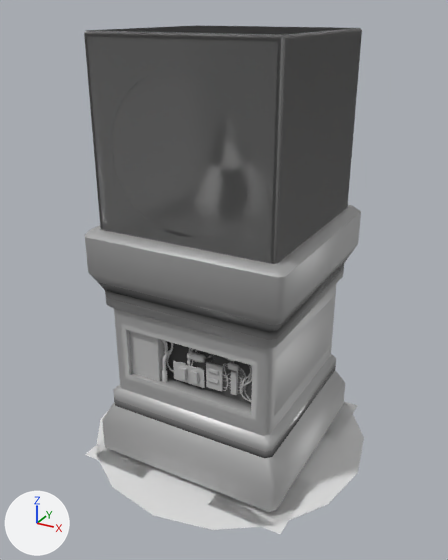
The Blender file auctionmansion/assets/units/pd2_mod_auction/props/aucman_hightech_displaystand/aucman_hightech_displaystand.blend, before and after one commit.
One viewpoint serves both versions: a 50 mm camera at (1.081, -2.016, 1.74) aimed at (-0.014, -0.023, 0.744). Arrows for +X, +Y and +Z are at lower left; the lights stay in place.

Names of what the first picture shows: 'g_base', 'g_glass', 'g_glass_cut', 'g_glass_shattered', 'g_mul', 'g_security'.
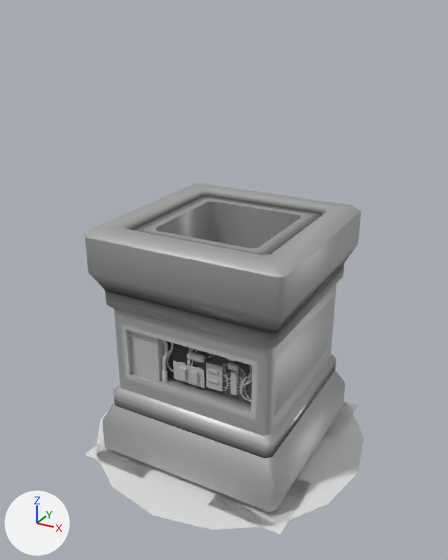
Changed parts and their boxes [x1, y1, x2, y2] in the pictures (448 x 560 px):
'g_glass', deleted: before [94, 26, 361, 262]
'g_glass_cut', deleted: before [84, 25, 362, 264]
'g_glass_shattered', deleted: before [100, 191, 348, 264]

Patch to the scene script:
```diff
--- a/auctionmansion/assets/units/pd2_mod_auction/props/aucman_hightech_displaystand/aucman_hightech_displaystand.blend.py
+++ b/auctionmansion/assets/units/pd2_mod_auction/props/aucman_hightech_displaystand/aucman_hightech_displaystand.blend.py
@@ ob_g_glass_shattered @@
-ob_g_glass_shattered = bpy.data.objects.new('g_glass_shattered', me_g_glass_shattered)
-ob_g_glass_shattered.location = (0.0, 0.0, 0.0)
@@ ob_g_glass_cut @@
-ob_g_glass_cut = bpy.data.objects.new('g_glass_cut', me_g_glass_cut)
-ob_g_glass_cut.location = (0.0, 0.0, 0.0)
@@ ob_g_glass @@
-ob_g_glass = bpy.data.objects.new('g_glass', me_g_glass)
-ob_g_glass.location = (0.0, 0.0, 0.0)
```
